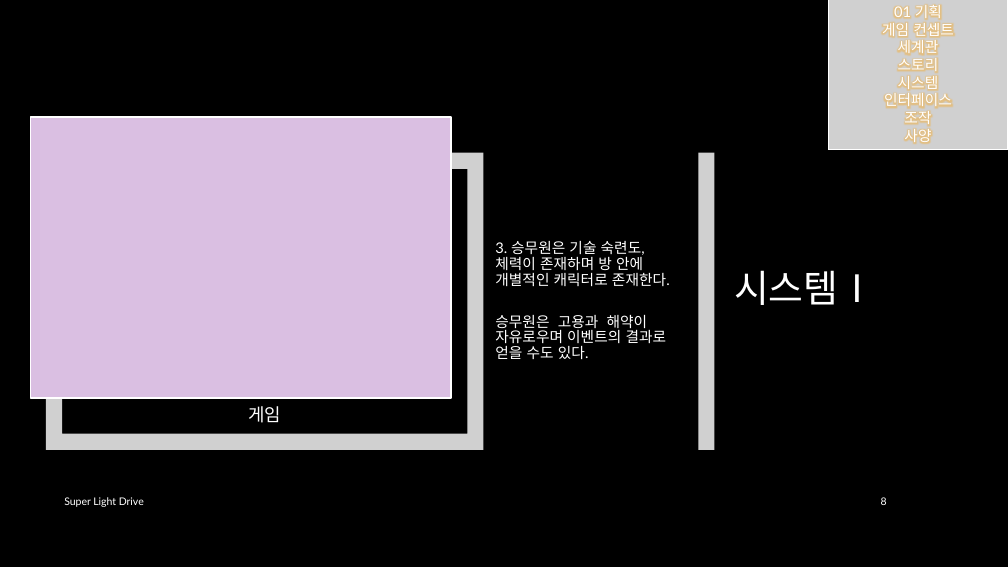
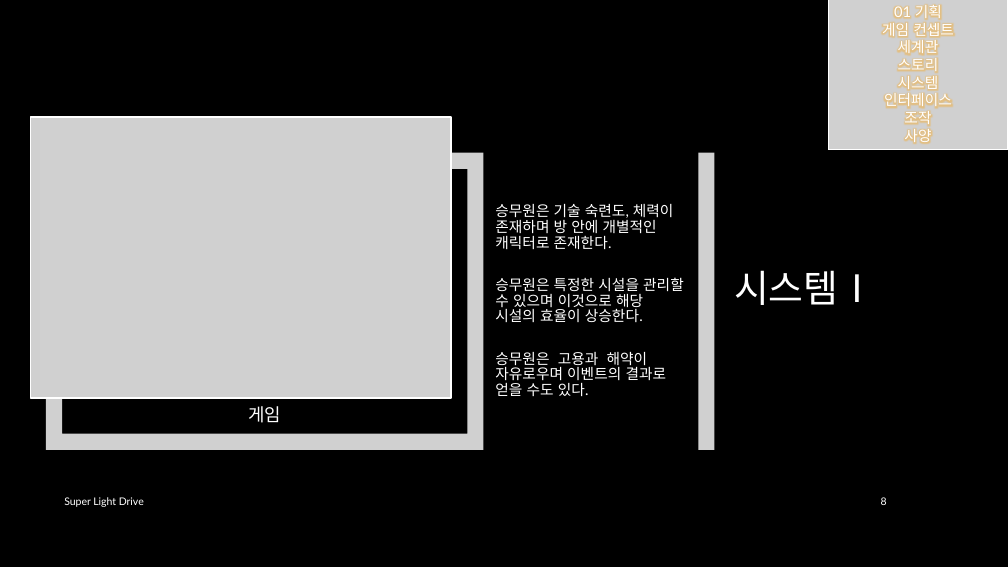
Before and after one commit to iconstudio/2017-Platformer, a slide deck: slide 8 of slides/SuperLightDrive_20171228.pptx. Drawn at 1008x567 pixels with LibreOffice and Linux fonts; fonts in the diff are those of the drawing; grey boxes stand for pictures; background and template pictures are left out. Boxes give left, top, right and bottom in pixels: in the first picture for what was removed or moved away, otherwise in the second. Text is boxed around its words. In the diff, an @@ line names an element or a change of style, - is before the commit and + after.

```diff
--- a/slides/SuperLightDrive_20171228.pptx
+++ b/slides/SuperLightDrive_20171228.pptx
@@ rectangle removed at [30,117,451,399] @@
@@ picture added at [30,117,451,399] @@
@@ text at [495,204,684,322]: text changed @@
-3. 승무원은 기술 숙련도, 체력이 존재하며 방 안에 개별적인 캐릭터로 존재한다.
+승무원은 기술 숙련도, 체력이 존재하며 방 안에 개별적인 캐릭터로 존재한다.
+승무원은 특정한 시설을 관리할 수 있으며 이것으로 해당 시설의 효율이 상승한다.
```
Also in this commit, not shown: 14 other slides changed, 3 slides added, 1 other file.
